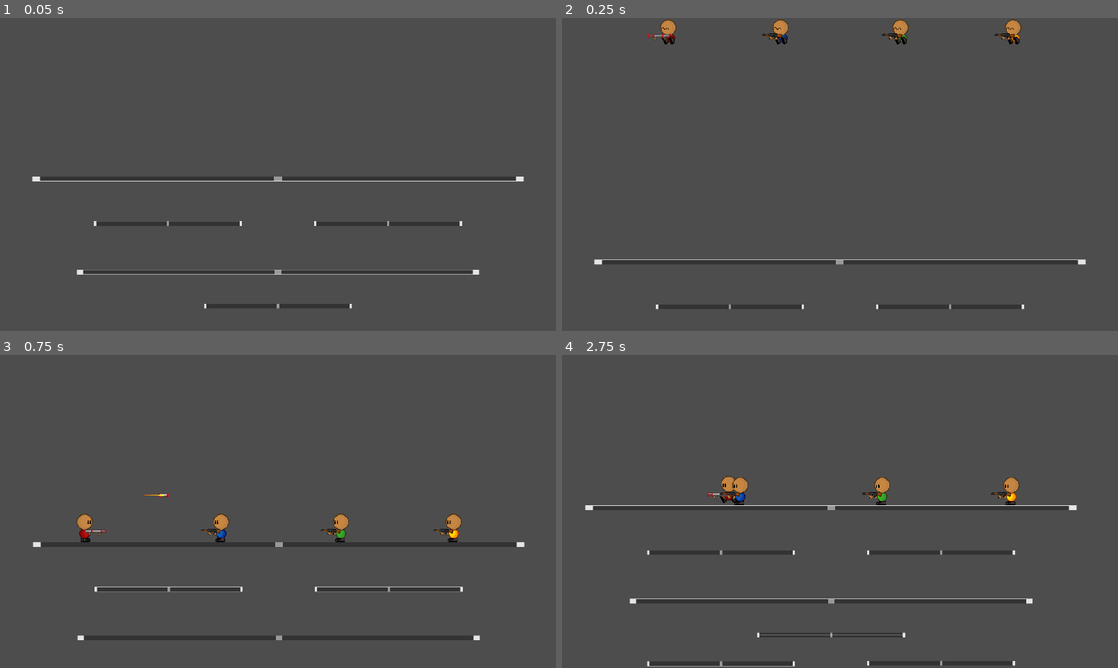
Above: before the commit, frames 1-4 (two rows, left to right).
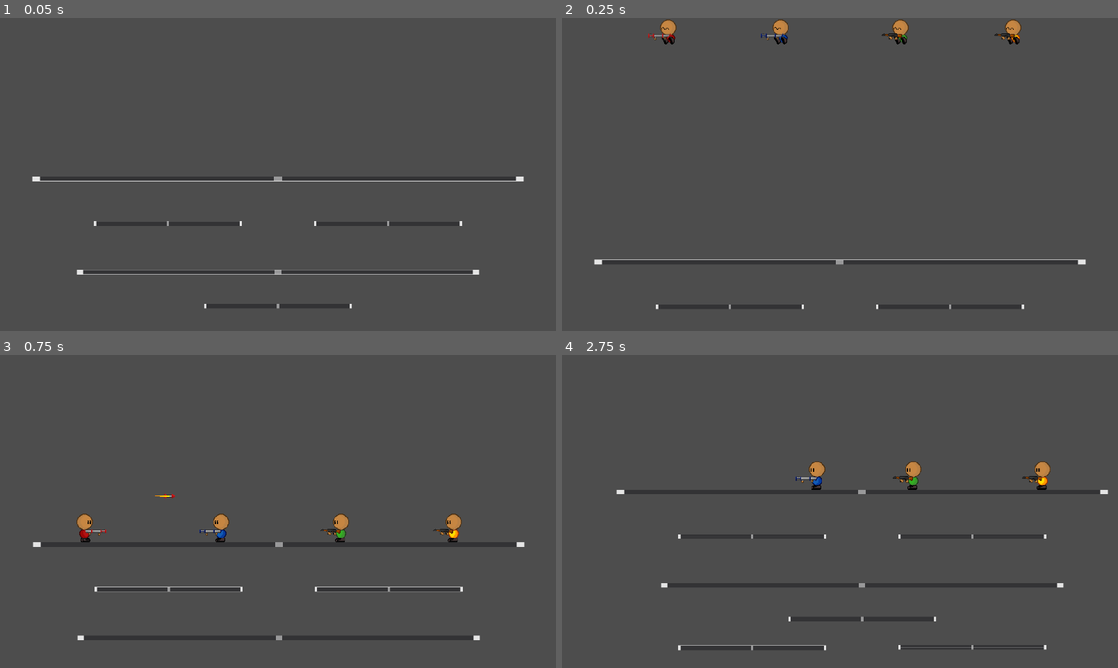
Above: after the commit, the same moments.

Repository: OmerIsBad/Trigger-Happy
Game: Godot game, scene res://Scenes/Level.tscn
Same seed, same stepped clock (60 frames per second), same inputs: the game is played once before the commit and once after it.
Inputs:
- Up to frame 1 (0.05 s): no input
- Up to frame 2 (0.25 s): no input
- Up to frame 3 (0.75 s): hold D (RIGHT) from 0.53 s (still down); tap X (SHOOT) at 0.6 s
- Up to frame 4 (2.75 s): tap W (JUMP) at 0.77, 1.52 s; tap Keypad 0 (SHOOT_2) at 0.8, 1.35 s; tap O (SHOOT_3) at 1.55, 2.1 s; release D (RIGHT) at 2.03 s; hold A (LEFT) from 2.03 s (still down); tap . (SHOOT_4) at 2.3 s

Frame 1 is identical in both runs. In frame 2, less than 0.1% of the frame differs, in the area x 35-40%, y 4-8%; in frame 3, less than 0.1%; in frame 4, 9.5%, in the area x 4-99%, y 34-100%.

Commit message:
Reworked 'splosions and missiles
Completley redid the explosions so they actually calculate the direction vector between the explosion and the player, and apply knockback in the appopriate direction, instead of just fixed knockback
Additionally, it also caps how much of the total KB can go towards the Y direction, to prevent situations where the player is knocked back into a direction where they cant move, and the KB is wasted. The code for this is not pretty but it works
Also added the missile launcher, similiar to the Rocket launcher but the projectiles home in towards the target, in a manner that is fair and possible to avoid.

After a while, they run out of fuel and die.

Found bug: Both rockets and missiles dont remove themselves if they missed the target, they just travel forever. This is bad for performance. Not that it matters cuz this game is so easy to run but ill fix it later

Diff:
--- a/Scenes/ExplosionAir.tscn
+++ b/Scenes/ExplosionAir.tscn
@@ -65,14 +65,14 @@
 script = ExtResource("1_si51q")
 
 [node name="Area2D" type="Area2D" parent="." unique_id=2129692434]
-collision_mask = 255
+collision_mask = 31
 
 [node name="CollisionShape2D" type="CollisionShape2D" parent="Area2D" unique_id=232186683]
-position = Vector2(5, -50)
+position = Vector2(0, -50)
 shape = SubResource("CircleShape2D_npw3m")
 
 [node name="AnimatedSprite2D" type="AnimatedSprite2D" parent="." unique_id=1182401847]
-position = Vector2(0, -50)
+position = Vector2(-5.9604645e-08, -50)
 scale = Vector2(5, 5)
 sprite_frames = SubResource("SpriteFrames_npw3m")
 animation = &"Explode"
--- /dev/null
+++ b/Scenes/Missile.tscn
@@ -0,0 +1,47 @@
+[gd_scene format=3 uid="uid://ci0xqbibd0soi"]
+
+[ext_resource type="Script" uid="uid://c2ih3yt1orry5" path="res://Scripts/Missile.gd" id="1_3yf48"]
+[ext_resource type="Texture2D" uid="uid://dyb2mdr21ug6v" path="res://Assets/Missile.png" id="1_kfcgg"]
+
+[sub_resource type="Curve" id="Curve_3yf48"]
+_data = [Vector2(0, 0), 0.0, 0.0, 0, 0, Vector2(1, 1), 0.0, 0.0, 0, 0]
+point_count = 2
+
+[sub_resource type="Gradient" id="Gradient_0tsf4"]
+colors = PackedColorArray(0.99215686, 0.22352941, 0, 1, 1, 1, 0, 1)
+
+[sub_resource type="CapsuleShape2D" id="CapsuleShape2D_3yf48"]
+radius = 7.0
+height = 38.0
+
+[node name="Missile" type="Node2D" unique_id=1596941060]
+script = ExtResource("1_3yf48")
+
+[node name="TrailingEnd" type="Marker2D" parent="." unique_id=1334164217]
+position = Vector2(-18, 0)
+
+[node name="Trail" type="Line2D" parent="." unique_id=955144454]
+top_level = true
+width = 5.0
+width_curve = SubResource("Curve_3yf48")
+gradient = SubResource("Gradient_0tsf4")
+
+[node name="Sprite2D" type="Sprite2D" parent="." unique_id=480191454]
+scale = Vector2(2, 2)
+texture = ExtResource("1_kfcgg")
+
+[node name="HitBox" type="Area2D" parent="." unique_id=162814491]
+collision_mask = 31
+
+[node name="CollisionShape2D" type="CollisionShape2D" parent="HitBox" unique_id=1445224478]
+rotation = 1.5707964
+shape = SubResource("CapsuleShape2D_3yf48")
+
+[node name="FuelTimer" type="Timer" parent="." unique_id=1320985086]
+wait_time = 5.0
+one_shot = true
+autostart = true
+
+[connection signal="area_entered" from="HitBox" to="." method="_on_hit_box_area_entered"]
+[connection signal="body_entered" from="HitBox" to="." method="_on_hit_box_body_entered"]
+[connection signal="timeout" from="FuelTimer" to="." method="_on_fuel_timer_timeout"]
--- /dev/null
+++ b/Scenes/MissileLauncher.tscn
@@ -0,0 +1,19 @@
+[gd_scene format=3 uid="uid://dy4if5s71q07k"]
+
+[ext_resource type="Script" uid="uid://78sfc8chcxlt" path="res://Scripts/MissileLauncher.gd" id="1_ob2d1"]
+[ext_resource type="Texture2D" uid="uid://do6h3l0rjxrcf" path="res://Assets/MissileLauncher_In_Hand.png" id="2_gjbrb"]
+
+[node name="MissileLauncher" type="Node2D" unique_id=237884179]
+script = ExtResource("1_ob2d1")
+
+[node name="Muzzle" type="Marker2D" parent="." unique_id=1779384197]
+position = Vector2(39, -3)
+
+[node name="Sprite2D" type="Sprite2D" parent="." unique_id=259583690]
+scale = Vector2(2, 2)
+texture = ExtResource("2_gjbrb")
+
+[node name="FireRateTimer" type="Timer" parent="." unique_id=1757994257]
+one_shot = true
+
+[connection signal="timeout" from="FireRateTimer" to="." method="_on_fire_rate_timer_timeout"]
--- a/Scenes/Player2.tscn
+++ b/Scenes/Player2.tscn
@@ -4,7 +4,7 @@
 [ext_resource type="Texture2D" uid="uid://dxf134x1oqwuy" path="res://Assets/Player_Air_BLUE.png" id="2_3tsci"]
 [ext_resource type="Texture2D" uid="uid://bnebx5nnj06ih" path="res://Assets/Player_Idle_BLUE.png" id="3_0bobp"]
 [ext_resource type="Texture2D" uid="uid://x5t68dqh8fpm" path="res://Assets/Player_Run_BLUE.png" id="4_01ocy"]
-[ext_resource type="PackedScene" uid="uid://behxlpv6hngwg" path="res://Scenes/AK47.tscn" id="5_3tsci"]
+[ext_resource type="PackedScene" uid="uid://dy4if5s71q07k" path="res://Scenes/MissileLauncher.tscn" id="5_3tsci"]
 
 [sub_resource type="AtlasTexture" id="AtlasTexture_7m8ro"]
 atlas = ExtResource("2_3tsci")
@@ -116,7 +116,8 @@
 [node name="WeaponHolder" type="Node2D" parent="Hand" unique_id=1040076102]
 position = Vector2(28, 19)
 
-[node name="AK47" parent="Hand/WeaponHolder" unique_id=1749951757 instance=ExtResource("5_3tsci")]
+[node name="MissileLauncher" parent="Hand/WeaponHolder" unique_id=237884179 instance=ExtResource("5_3tsci")]
+position = Vector2(-1, 0)
 
 [node name="CoyoteTimer" type="Timer" parent="." unique_id=966266317]
 one_shot = true
--- a/Scenes/Rocket.tscn
+++ b/Scenes/Rocket.tscn
@@ -34,5 +34,3 @@
 [node name="CollisionShape2D" type="CollisionShape2D" parent="HitBox" unique_id=1716274123]
 rotation = 1.5707964
 shape = SubResource("CapsuleShape2D_cupxa")
-
-[connection signal="body_entered" from="HitBox" to="." method="_on_hit_box_body_entered"]
--- a/Scenes/RocketLauncher.tscn
+++ b/Scenes/RocketLauncher.tscn
@@ -7,7 +7,7 @@
 script = ExtResource("1_d3ibk")
 
 [node name="Muzzle" type="Marker2D" parent="." unique_id=1745824347]
-position = Vector2(20, -6)
+position = Vector2(39, -3)
 
 [node name="Sprite2D" type="Sprite2D" parent="." unique_id=1624955685]
 scale = Vector2(2, 2)
--- a/Scripts/ExplosionAir.gd
+++ b/Scripts/ExplosionAir.gd
@@ -1,12 +1,17 @@
 extends Node2D
+@onready var Area = $Area2D
 
-var Knockback = 4750
-var YKnockBack = 1000
+var TotalKnockback = 3000
+
 var PushDirection
 var YDirection
 var DoIt = true
+var SmallerHitbox = false
+
 
 func _ready() -> void:
+	if SmallerHitbox == true:
+		Area.scale = Vector2(0.5,0.5)
 	$AnimatedSprite2D.play("Explode")
 	await $AnimatedSprite2D.animation_finished
 	queue_free()
@@ -18,13 +23,25 @@
 
 func _on_area_2d_body_entered(Thing: Node2D) -> void:
 	if Thing.is_in_group("players") and DoIt:
-		if Thing.global_position.x > global_position.x:
-			PushDirection = 1
-		else:
-			PushDirection = -1
-		if Thing.global_position.y > global_position.y:
-			YDirection = 1
-		else:
-			YDirection = -1
-		Thing.ApplyKnockback(Knockback, PushDirection)
-		Thing.velocity.y += YKnockBack * YDirection
+		#This code is a fucking mess but it works
+
+		var DiffDirection = (Thing.global_position - global_position).normalized()
+
+		#How strong the raw vertical push would be if uncapped
+		var RawVerticalKnockback = DiffDirection.y * TotalKnockback
+
+		#Capping vertical knockback to a max, in either direction (up or down)
+		var MaxVerticalKnockback = 400.0  # tune this to taste
+		var ClampedVerticalKnockback = clamp(RawVerticalKnockback, -MaxVerticalKnockback, MaxVerticalKnockback)
+
+		#Whatever got cut off by the clamp is "leftover" energy to redirect into X
+		var VerticalOverflow = abs(RawVerticalKnockback) - abs(ClampedVerticalKnockback)
+
+		#Figure out which horizontal side the explosion is already leaning toward,
+		#so the leftover energy pushes further in that same direction
+		var HorizontalSign = sign(DiffDirection.x)
+		if HorizontalSign == 0:
+			HorizontalSign = 1  #fallback if explosion is dead-center horizontally, pick a default side
+
+		Thing.velocity.x += (DiffDirection.x * TotalKnockback) + (VerticalOverflow * HorizontalSign)
+		Thing.velocity.y += ClampedVerticalKnockback
--- /dev/null
+++ b/Scripts/Missile.gd
@@ -0,0 +1,93 @@
+extends Node2D
+@onready var TrailNode = $Trail
+@onready var TrailingEnd = $TrailingEnd
+var ExplosionAir = preload("res://Scenes/ExplosionAir.tscn")
+var Speed
+var Lifetime
+var Knockback
+var Direction
+var PrevPos
+var FirstPos
+var ShotBy
+var TargetPlayer
+var TrailLength = 15
+var IdealDirectionVector
+var Step
+var TurnRate = 3  # radians per second
+var HasFuel = true
+var Velocity = Vector2.ZERO
+var Gravity = 2500.0
+var Drag = 1.0
+
+func _ready() -> void:
+	FirstPos = position
+	TrailNode.add_point(FirstPos)
+
+	Direction = Vector2(Direction, 0)
+
+	var DistanceToClosestPlayer = 9999999999.999
+	for Player in get_tree().get_nodes_in_group("players"):
+		if Player.name != ShotBy:
+			if position.distance_to(Player.position) < DistanceToClosestPlayer:
+				DistanceToClosestPlayer = position.distance_to(Player.position)
+				TargetPlayer = Player
+
+func _physics_process(delta: float) -> void:
+
+	if HasFuel:
+		IdealDirectionVector = (TargetPlayer.position - position).normalized()
+
+		var NewAngle = rotate_toward(Direction.angle(), IdealDirectionVector.angle(), TurnRate * delta)
+		Direction = Vector2.from_angle(NewAngle)
+
+		Step = Direction * Speed * delta
+
+		PrevPos = position
+		position += Step
+
+		#Keep Velocity up to date while fueled, so it's ready the instant fuel runs out
+		Velocity = Direction * Speed
+
+		rotation = Direction.angle()
+
+				#---TRAIL---
+		TrailNode.add_point(TrailingEnd.global_position)
+		if TrailNode.get_point_count() > TrailLength:
+			TrailNode.remove_point(0)
+
+	else:
+		# ouuu shit we outta fuel
+		Velocity.y += Gravity * delta
+		Velocity *= Drag
+
+		PrevPos = position
+		position += Velocity * delta
+
+
+
+func _on_bullet_life_timer_timeout() -> void:
+	queue_free()
+
+func _on_hit_box_body_entered(body: Node2D) -> void:
+	if body.is_in_group("players") and body.name != ShotBy:
+		if position.x - PrevPos.x > 0:
+			position.x = body.position.x - 10
+		else:
+			position.x = body.position.x + 10
+		var Explosion = ExplosionAir.instantiate()
+		Explosion.global_position = global_position
+		get_tree().current_scene.add_child(Explosion)
+		queue_free()
+
+func _on_hit_box_area_entered(area: Area2D) -> void:
+	if area.get_parent().name == "Missile":
+		area.get_parent().queue_free()
+		var Explosion = ExplosionAir.instantiate()
+		Explosion.global_position = global_position
+		Explosion.SmallerHitbox = true
+		get_tree().current_scene.add_child(Explosion)
+		queue_free()
+
+func _on_fuel_timer_timeout() -> void:
+	HasFuel = false
+	TrailNode.clear_points()
--- /dev/null
+++ b/Scripts/MissileLauncher.gd
@@ -0,0 +1,97 @@
+extends Node2D
+
+var ShootButton
+
+var MissileScene = preload("res://Scenes/Missile.tscn")
+@onready var FireRateTimer = $FireRateTimer
+@onready var PlayerHand = get_parent().get_parent()
+
+
+
+#Gun Stats
+var Recoil = 1200.0
+var FireRate = 2.00
+var MagSize = 3 #-1 for infinite
+var GunName = "MissileLauncher"
+var CanShoot = true
+
+#Rocket Stats
+var MissileSpeed = 550
+var MissileLifeTime = 30.0
+var MissileKnockback = 0
+var MissileDirection = -1
+var MissileShotBy
+
+# Called when the node enters the scene tree for the first time.
+func _ready() -> void:
+	IdentifyPlayerShoot()
+	MissileShotBy = get_parent().get_parent().get_parent().name
+
+
+# Called every frame. 'delta' is the elapsed time since the previous frame.
+func _process(delta: float) -> void:
+	#Find direction player is facing and make bullets shoot that way now instead yuh
+	if get_parent().get_parent().get_parent().Direction != 0:
+		MissileDirection = get_parent().get_parent().get_parent().Direction
+
+
+	if Input.is_action_pressed(ShootButton) and CanShoot:
+		Shoot()
+		if MagSize != 0:
+			ApplyRecoil()
+
+func IdentifyPlayerShoot():
+	print(get_parent().get_parent().get_parent().name)
+	if get_parent().get_parent().get_parent().name == "Player1":
+		ShootButton = "SHOOT"
+		print("Shoot button set as ", ShootButton, " FOR ", get_parent().get_parent().get_parent().name)
+	elif get_parent().get_parent().get_parent().name == "Player2":
+		ShootButton = "SHOOT_2"
+		print("Shoot button set as ", ShootButton, " FOR ", get_parent().get_parent().get_parent().name)
+	elif get_parent().get_parent().get_parent().name == "Player3":
+		ShootButton = "SHOOT_3"
+		print("Shoot button set as ", ShootButton, " FOR ", get_parent().get_parent().get_parent().name)
+	elif get_parent().get_parent().get_parent().name == "Player4":
+		ShootButton = "SHOOT_4"
+		print("Shoot button set as ", ShootButton, " FOR ", get_parent().get_parent().get_parent().name)
+
+func Shoot():
+	if MagSize != -1: #Check if this gun has infinite ammo
+		MagSize -= 1
+
+	var Missile = MissileScene.instantiate()
+
+	Missile.global_position = $Muzzle.global_position
+	Missile.Direction = MissileDirection
+	Missile.Speed = MissileSpeed
+	Missile.Lifetime = MissileLifeTime
+	Missile.Knockback = MissileKnockback
+	Missile.ShotBy = MissileShotBy
+	get_tree().current_scene.add_child(Missile)
+
+	if MagSize == 0:
+		DestroyGun()
+	else:
+		StartCooldown()
+
+func ApplyRecoil():
+	get_parent().get_parent().get_parent().velocity.x -= Recoil * get_parent().get_parent().get_parent().Direction
+
+	var RestPosition = PlayerHand.position
+	var KickPosition = RestPosition + Vector2(-15 * MissileDirection, 0)
+
+	var RecoilTween = create_tween().set_trans(Tween.TRANS_EXPO).set_ease(Tween.EASE_OUT)
+	RecoilTween.tween_property(PlayerHand, "position", KickPosition, 0.05)
+	RecoilTween.tween_property(PlayerHand, "position", RestPosition, 0.1)
+
+func DestroyGun():
+	get_parent().get_parent().get_parent().DropGun(GunName)
+	queue_free()
+
+func StartCooldown():
+	CanShoot = false
+	FireRateTimer.start(FireRate)
+
+
+func _on_fire_rate_timer_timeout() -> void:
+	CanShoot = true
--- a/Scripts/Rocket.gd
+++ b/Scripts/Rocket.gd
@@ -1,24 +1,19 @@
 extends Node2D
-
 @onready var BulletLifeTimer = $RocketLifeTimer
 @onready var TrailNode = $Trail
 var ExplosionAir = preload("res://Scenes/ExplosionAir.tscn")
-
 var Speed
 var Lifetime
 var Knockback
 var Direction
 var PrevPos
 var FirstPos
-
 var TrailLength = 5
-
 # Called when the node enters the scene tree for the first time.
 func _ready() -> void:
 	BulletLifeTimer.start(Lifetime)
 	FirstPos = position
 	TrailNode.add_point(FirstPos)
-
 # Called every frame. 'delta' is the elapsed time since the previous frame.
 func _physics_process(delta: float) -> void:
 	PrevPos = position
@@ -36,13 +31,15 @@
 	if Result:
 		var body = Result.collider
 		if body.is_in_group("players"):
-			body.ApplyKnockback(Knockback, Direction)
+#Setting the rockets position back to where it SHOULDVE collided
+#To prevent incorrect knockback direction from explosions
+			if Direction == 1:
+				position.x = body.position.x - 10
+			else:
+				position.x = body.position.x + 10
 			var Explosion = ExplosionAir.instantiate()
 			Explosion.global_position = global_position
 			get_tree().current_scene.add_child(Explosion)
 			queue_free()
-
-
-
 func _on_bullet_life_timer_timeout() -> void:
 	queue_free()
--- a/project.godot
+++ b/project.godot
@@ -29,7 +29,7 @@
 
 [editor]
 
-movie_writer/movie_file="C:/Users/Omer Ahmed/Documents/GitHub/simple-gun-test/Movie2.avi"
+movie_writer/movie_file="C:/Users/Omer Ahmed/Documents/GitHub/simple-gun-test/Movie3.avi"
 
 [input]
 
Not shown, added: Scripts/Missile.gd.uid
Not shown, added: Scripts/MissileLauncher.gd.uid
Not shown, added: Movie3.avi
Not shown, added: Movie4.avi
